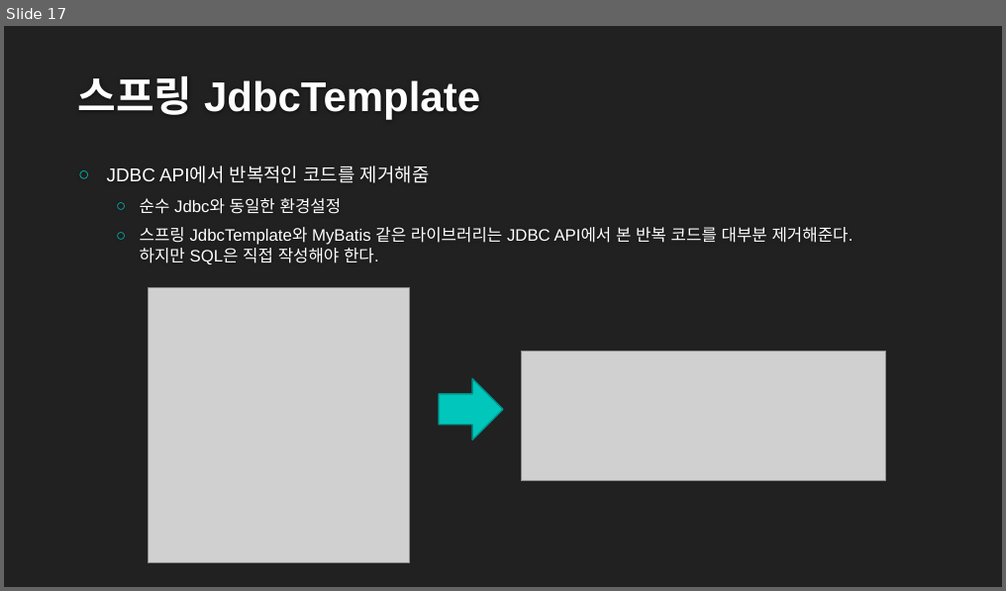
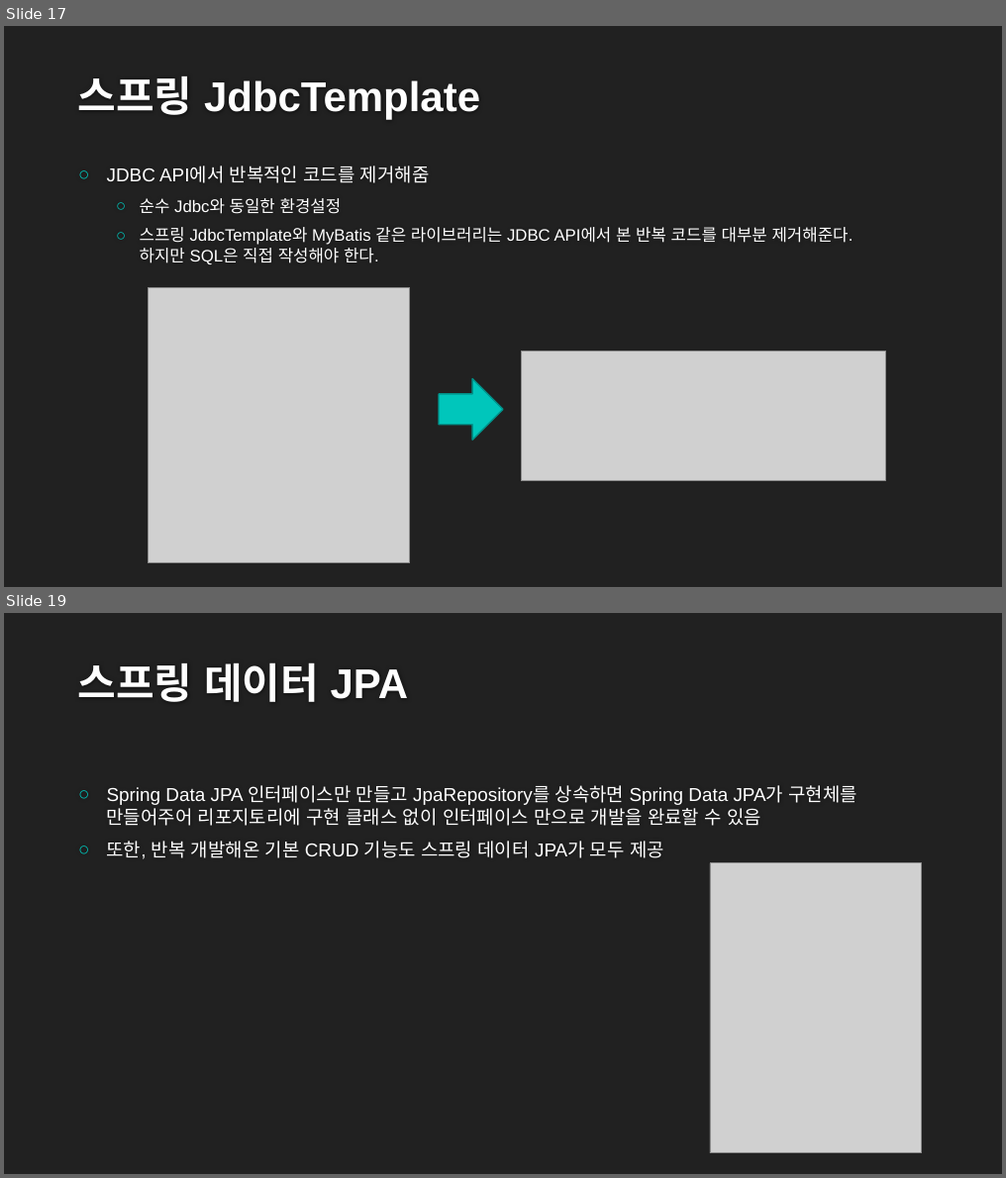
Before and after one commit to awake-jerry/springBoot-thymeleaf-study, a slide deck: referenceDoc/스프링 입문-코드로 배우는 스프링부트,MVC,DB_20221205.pptx. Shown one above the other, each under a label of ours: slide 17 before the commit, slides 17 and 19 after it; the slides between them are not shown. The pictures are 1006x591 and 1006x1178 pixels, drawn with LibreOffice and Linux fonts; fonts in the diff are those of the drawing; grey boxes stand for pictures; background and template pictures are left out. Boxes give left, top, right and bottom in pixels: in the first picture for what was removed or moved away, otherwise in the second. Text is boxed around its words. In the diff, an @@ line names an element or a change of style, - is before the commit and + after.

```diff
--- a/referenceDoc/스프링 입문-코드로 배우는 스프링부트,MVC,DB_20221205.pptx
+++ b/referenceDoc/스프링 입문-코드로 배우는 스프링부트,MVC,DB_20221205.pptx
@@ slide 19 added at (4, 613, 1002, 1174), background #212121 @@
@@ title added at (78, 663, 409, 702), 40 pt, text #FEFEFE, bold @@
+스프링 데이터 JPA
@@ text added at (107, 785, 858, 860), 18 pt, text #FFFFFF @@
+○ Spring Data JPA 인터페이스만 만들고 JpaRepository를 상속하면 Spring Data JPA가 구현체를 만들어주어 리포지토리에 구현 클래스 없이 인터페이스 만으로 개발을 완료할 수 있음
+○ 또한, 반복 개발해온 기본 CRUD 기능도 스프링 데이터 JPA가 모두 제공
@@ picture added at (710, 863, 922, 1154) @@
```
Also in this commit, not shown: 3 other slides added, 14 other files.
